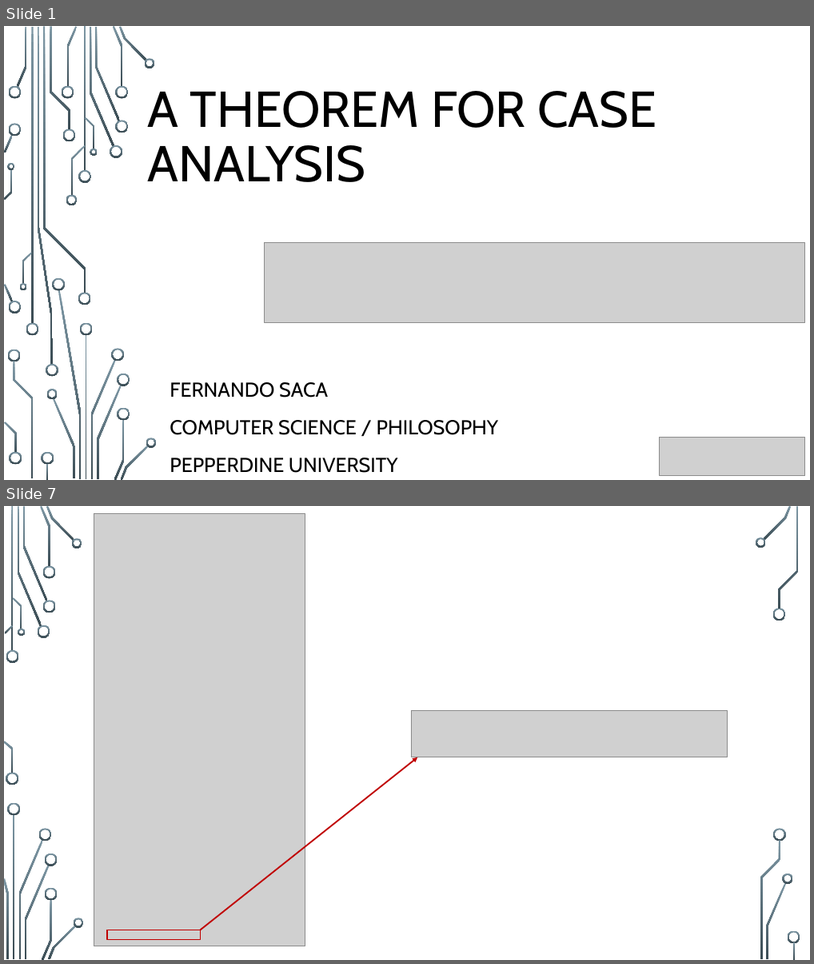
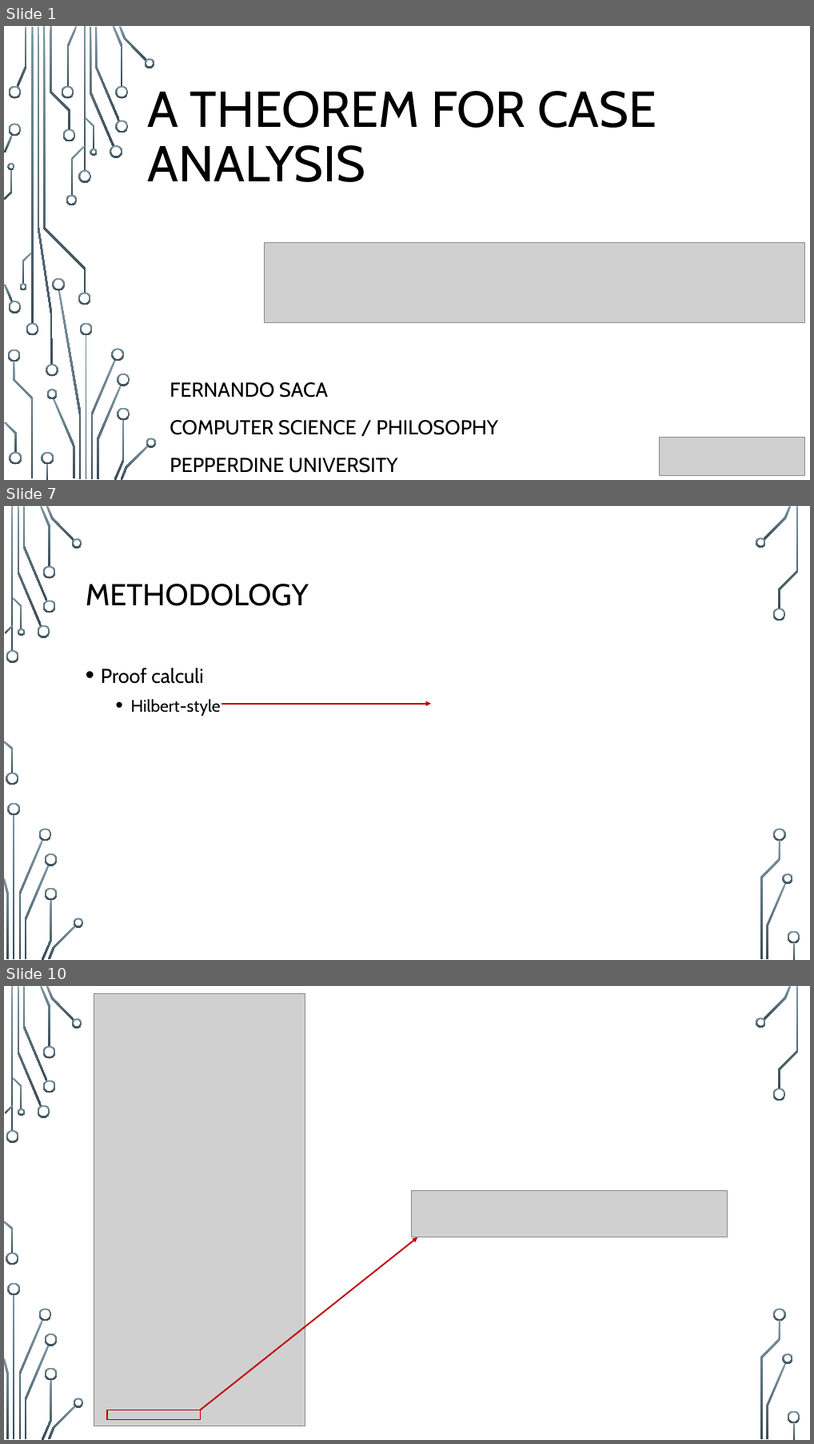
Before and after one commit to StanWarford/case-analysis, a slide deck: SCCUR-slides.pptx. Shown one above the other, each under a label of ours: slides 1 and 7 before the commit, slides 1, 7 and 10 after it; the slides between them are not shown. The pictures are 814x964 and 814x1444 pixels, drawn with LibreOffice and Linux fonts; fonts in the diff are those of the drawing; grey boxes stand for pictures; background and template pictures are left out. Boxes give left, top, right and bottom in pixels: in the first picture for what was removed or moved away, otherwise in the second. Text is boxed around its words. In the diff, an @@ line names an element or a change of style, - is before the commit and + after.

```diff
--- a/SCCUR-slides.pptx
+++ b/SCCUR-slides.pptx
@@ slide 7 added at box(4, 506, 810, 960), background picture (left out); not listed: 36 template elements that a slide beside it also shows @@
@@ title added at box(86, 584, 309, 606), 36 pt, text #000000 @@
+METHODOLOGY
@@ text added at box(101, 668, 221, 716), 20 pt, text #000000 @@
+• Proof calculi
+  • Hilbert-style
@@ arrow added from (222, 704) to (431, 704), #C00000 1.75 pt @@
@@ what was slide 7 is now slide 10 @@
```
Also in this commit, not shown: 5 slides changed, 3 other slides added, 1 slide removed.
